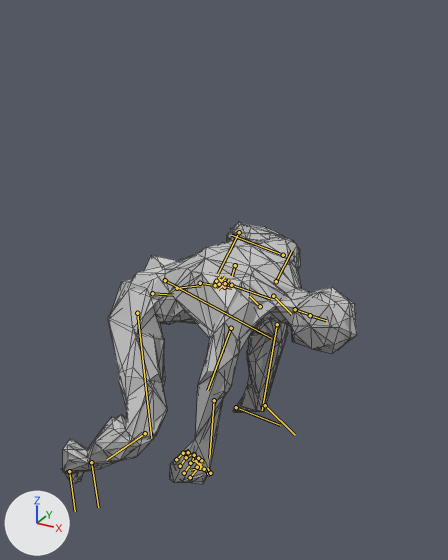
A saved change to the glTF model assets/models/personaje/base/cuerpo_comun.glb.
Before and after are seen from a 50 mm camera at (0.933, -1.57, 1.681) aimed at (0.035, 0.062, 0.865). The lights are fixed; the arrows at lower left show +X, +Y and +Z. The picture after the commit comes second. Both versions are drawn at frame 27 of the action 'cocinar'; the numbers are the values there. The bones that change, and the others that lie on the model, are drawn over the model as lines. Mesh edges are drawn as thin lines.

The first picture shows 'cuerpo'.
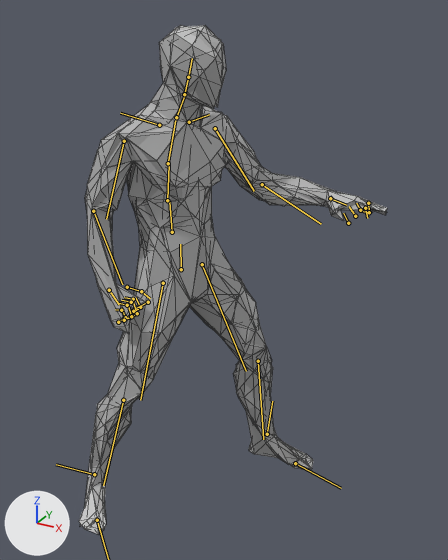
Boxes (x1, y1, x2, y2) around the edits, measured in the pictures (448 x 560 px):
'cuerpo', posed (93% taller)
    before: (61, 221, 357, 484)
    after: (79, 25, 388, 534)
bone 'pelvis', root to tip
    before: (152, 293) to (173, 295)
    after: (181, 269) to (180, 244)
bone 'spine_02', root to tip
    before: (200, 283) to (231, 288)
    after: (167, 200) to (169, 164)
bone 'spine_03', root to tip
    before: (231, 285) to (271, 299)
    after: (168, 163) to (175, 120)
bone 'neck_01', root to tip
    before: (273, 296) to (291, 314)
    after: (176, 117) to (184, 97)
bone 'head', root to tip
    before: (295, 309) to (310, 315)
    after: (184, 94) to (188, 77)
bone 'clavicle_l', root to tip
    before: (276, 281) to (292, 250)
    after: (189, 122) to (209, 114)
bone 'upperarm_l', root to tip
    before: (283, 255) to (231, 235)
    after: (215, 128) to (254, 191)
bone 'lowerarm_l', root to tip
    before: (239, 232) to (218, 273)
    after: (262, 184) to (321, 224)
bone 'hand_l', root to tip
    before: (235, 265) to (232, 276)
    after: (330, 198) to (346, 205)
bone 'clavicle_r', root to tip
    before: (260, 306) to (249, 296)
    after: (159, 125) to (120, 113)
bone 'upperarm_r', root to tip
    before: (231, 328) to (207, 390)
    after: (124, 141) to (106, 219)
bone 'lowerarm_r', root to tip
    before: (214, 400) to (209, 458)
    after: (93, 211) to (122, 284)
bone 'hand_r', root to tip
    before: (200, 468) to (190, 470)
    after: (109, 290) to (119, 304)
bone 'thigh_l', root to tip
    before: (165, 280) to (271, 338)
    after: (202, 264) to (246, 371)
bone 'calf_l', root to tip
    before: (277, 324) to (262, 410)
    after: (258, 361) to (263, 439)
bone 'foot_l', root to tip
    before: (265, 405) to (295, 435)
    after: (267, 434) to (272, 401)
bone 'ball_l', root to tip
    before: (236, 407) to (280, 425)
    after: (295, 463) to (341, 488)
bone 'thigh_r', root to tip
    before: (137, 313) to (151, 438)
    after: (163, 283) to (140, 400)
bone 'calf_r', root to tip
    before: (145, 433) to (107, 459)
    after: (123, 400) to (103, 485)
bone 'foot_r', root to tip
    before: (91, 462) to (98, 507)
    after: (94, 474) to (56, 464)

The change in detail:
Bone 'pelvis' (bone_pelvis) moves from (0.0, -0.197, -0.118) to (-0.004, -0.04, 0.008).
Bone 'pelvis' (bone_pelvis) turns from (71, 12, 0) to (-6, -13, 3) degrees about its own x, y and z.
Bone 'spine_02' (bone_spine_02) turns from (11, 1, 0) to (10, 0, -2) degrees about its own x, y and z.
Bone 'spine_03' (bone_spine_03) turns from (11, 2, 0) to (10, 0, -2) degrees about its own x, y and z.
Bone 'neck_01' (bone_neck_01) turns from (0, -2, 4) to (-10, 1, 2) degrees about its own x, y and z.
Bone 'head' (bone_head) turns from (-6, -10, 2) to (8, 11, -1) degrees about its own x, y and z.
Bone 'clavicle_l' (bone_clavicle_l) turns from (0, 0, 0) to (-1, -1, -7) degrees about its own x, y and z.
Bone 'upperarm_l' (bone_upperarm_l) turns from (0, 1, 13) to (41, 34, 69) degrees about its own x, y and z.
Bone 'lowerarm_l' (bone_lowerarm_l) turns from (73, -30, -1) to (7, -51, 38) degrees about its own x, y and z.
Bone 'hand_l' (bone_hand_l) turns from (11, 1, -23) to (-4, 61, -13) degrees about its own x, y and z.
Bone 'clavicle_r' (bone_clavicle_r) turns from (0, 0, 0) to (-4, -1, -5) degrees about its own x, y and z.
Bone 'upperarm_r' (bone_upperarm_r) turns from (89, -27, -98) to (-8, 5, -9) degrees about its own x, y and z.
Bone 'lowerarm_r' (bone_lowerarm_r) turns from (-24, 113, -45) to (43, -29, -9) degrees about its own x, y and z.
Bone 'hand_r' (bone_hand_r) turns from (-37, 12, 24) to (19, -5, 16) degrees about its own x, y and z.
Bone 'thigh_l' (bone_thigh_l) turns from (-137, -19, -9) to (-11, -1, -15) degrees about its own x, y and z.
Bone 'calf_l' (bone_calf_l) turns from (73, -14, 3) to (16, -13, 1) degrees about its own x, y and z.
Bone 'foot_l' (bone_foot_l) turns from (112, -16, 2) to (6, -7, -8) degrees about its own x, y and z.
Bone 'ball_l' (bone_ball_l) turns from (117, 4, 9) to (0, 0, 0) degrees about its own x, y and z.
Bone 'thigh_r' (bone_thigh_r) turns from (-77, 38, 45) to (10, -1, 15) degrees about its own x, y and z.
Bone 'calf_r' (bone_calf_r) turns from (92, 19, 0) to (12, 42, 11) degrees about its own x, y and z.
Bone 'foot_r' (bone_foot_r) turns from (50, -44, -24) to (9, 15, 13) degrees about its own x, y and z.
Bone 'ball_r' (bone_ball_r) turns from (118, -1, -10) to (0, 0, 0) degrees about its own x, y and z.
